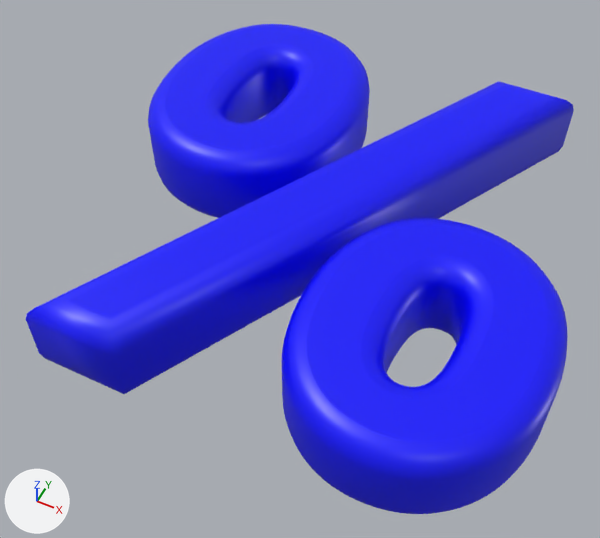
A saved change to the glTF model 3dWords/fonts/glb/37.glb.
Before and after are seen from a 50 mm camera at (1.222, -0.798, 1.423) aimed at (0.621, 0.403, -0.078). Arrows for +X, +Y and +Z are at lower left; the lights stay in place. Vertices at the same position are counted once.

In view in the first picture: 'texto'.
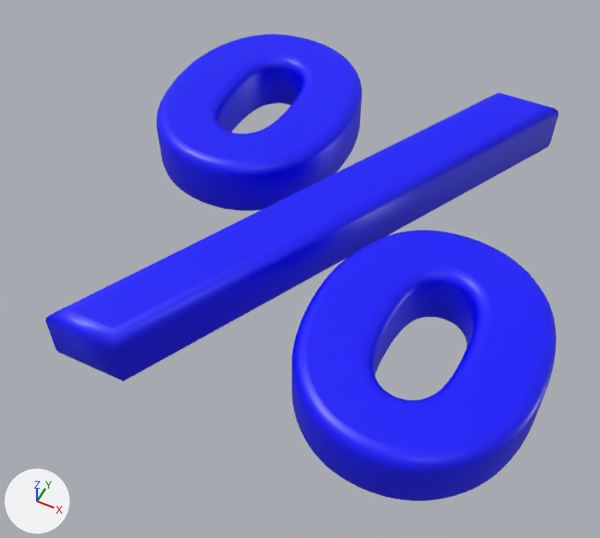
The edits, one by one:
me_texto_004 is used by ob_texto; location (0.0, 0.0, 0.0).
me_texto_004 had 3880 vertices, 7756 faces and spanned x 0.035..1.265, y -0.089..1.119, z -0.11..0.11.
me_texto_004 now has 3880 vertices, 7756 faces and spans x 0.055..1.245, y -0.069..1.099, z -0.08..0.08.
me_texto_004 part 1: the loose piece of 1920 vertices spanning x 0.035..0.585, y 0.463..1.119, z -0.11..0.11 is rebuilt with 1920 vertices and now spans x 0.055..0.565, y 0.483..1.099, z -0.08..0.08.
me_texto_004 part 2: the loose piece of 1920 vertices spanning x 0.715..1.265, y -0.089..0.567, z -0.11..0.11 is rebuilt with 1920 vertices and now spans x 0.735..1.245, y -0.069..0.547, z -0.08..0.08.
me_texto_004 part 3: the loose piece of 40 vertices spanning x 0.228..1.072, y -0.089..1.119, z -0.11..0.11 is rebuilt with 40 vertices and now spans x 0.261..1.04, y -0.069..1.099, z -0.08..0.08.

Changed parts and their boxes (x1, y1, x2, y2) in the pictures (600 x 538 px):
'texto', reshaped (6% narrower): before (26, 24, 574, 514); after (46, 34, 559, 501)
part 1 of me_texto_004, rebuilt (7% narrower, 9% shorter): before (148, 24, 370, 218); after (156, 34, 362, 211)
part 2 of me_texto_004, rebuilt (7% narrower, 8% shorter): before (282, 218, 567, 514); after (292, 230, 556, 501)
part 3 of me_texto_004, rebuilt (6% narrower, 8% shorter): before (26, 81, 574, 394); after (46, 93, 559, 381)
